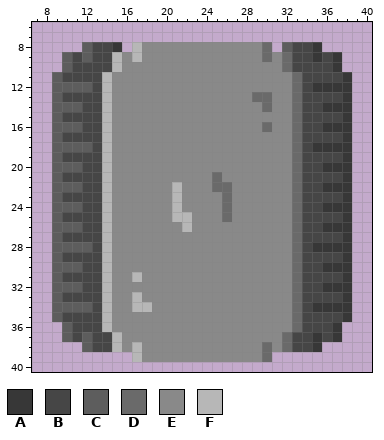
File history of a pixel-art sprite, static/tankBase.png. This is how it looked before the edit.
The file is 48x48 pixels. Colours within 5 levels of each other are drawn and written as one. Shown: x 7..40, y 6..40.
Palette (. is transparent): A #373737  B #464646  C #5d5d5d  D #6a6a6a  E #898989  F #b7b7b7
Pixels before, first column x 9:
 8 ...CBBA.FEEEEEEEEEEEED.CBBA...
 9 .CBCBBFEFEEEEEEEEEEEEDEDBBABA.
10 .CBBBBFEEEEEEEEEEEEEEEEDBBBBA.
11 CBBBBFEEEEEEEEEEEEEEEEEEDBBBBA
12 CCCCBFEEEEEEEEEEEEEEEEEEDBAAAA
13 CBBBBFEEEEEEEEEEEEEEDDEEDBBBBA
14 CCCBBFEEEEEEEEEEEEEEEDEEDBBAAA
15 CBBBBFEEEEEEEEEEEEEEEEEEDBBBBA
16 CCCBBFEEEEEEEEEEEEEEEDEEDBBAAA
17 CBBBBFEEEEEEEEEEEEEEEEEEDBBBBA
18 CCCCBFEEEEEEEEEEEEEEEEEEDBAAAA
19 CBBBBFEEEEEEEEEEEEEEEEEEDBBBBA
20 CCCBBFEEEEEEEEEEEEEEEEEEDBBAAA
21 CBBBBFEEEEEEEEEEDEEEEEEEDBBBBA
22 CCCBBFEEEEEEFEEEDDEEEEEEDBBAAA
23 CBBBBFEEEEEEFEEEEDEEEEEEDBBBBA
24 CCCBBFEEEEEEFEEEEDEEEEEEDBBAAA
25 CBBBBFEEEEEEFFEEEDEEEEEEDBBBBA
26 CCCBBFEEEEEEEFEEEEEEEEEEDBBAAA
27 CBBBBFEEEEEEEEEEEEEEEEEEDBBBBA
28 CCCCBFEEEEEEEEEEEEEEEEEEDBAAAA
29 CBBBBFEEEEEEEEEEEEEEEEEEDBBBBA
30 CCCBBFEEEEEEEEEEEEEEEEEEDBBAAA
31 CBBBBFEEFEEEEEEEEEEEEEEEDBBBBA
32 CCCBBFEEEEEEEEEEEEEEEEEEDBBAAA
33 CBBBBFEEFEEEEEEEEEEEEEEEDBBBBA
34 CCCCBFEEFFEEEEEEEEEEEEEEDBAAAA
35 CBBBBFEEEEEEEEEEEEEEEEEEDBBBBA
36 .CBBBFEEEEEEEEEEEEEEEEEEDBBBA.
37 .CBCBBFEEEEEEEEEEEEEEEEDBBABA.
38 ...CBBFEFEEEEEEEEEEEEDEDBBA...
39 ........FEEEEEEEEEEEED........
And afterwards:
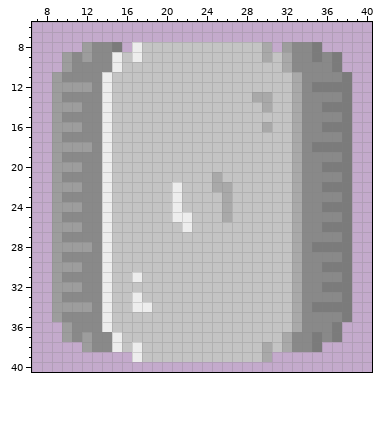
The exact change:
colour A: #373737 -> #7b7b7b
colour B: #464646 -> #898989
colour C: #5d5d5d -> #9d9d9d
colour D: #6a6a6a -> #a9a9a9
colour E: #898989 -> #c4c4c4
colour F: #b7b7b7 -> #ededed
Boxes around the changes in both pictures, in picture pixels (x1, y1, x2, y2):
changed: (52, 42, 352, 362)
